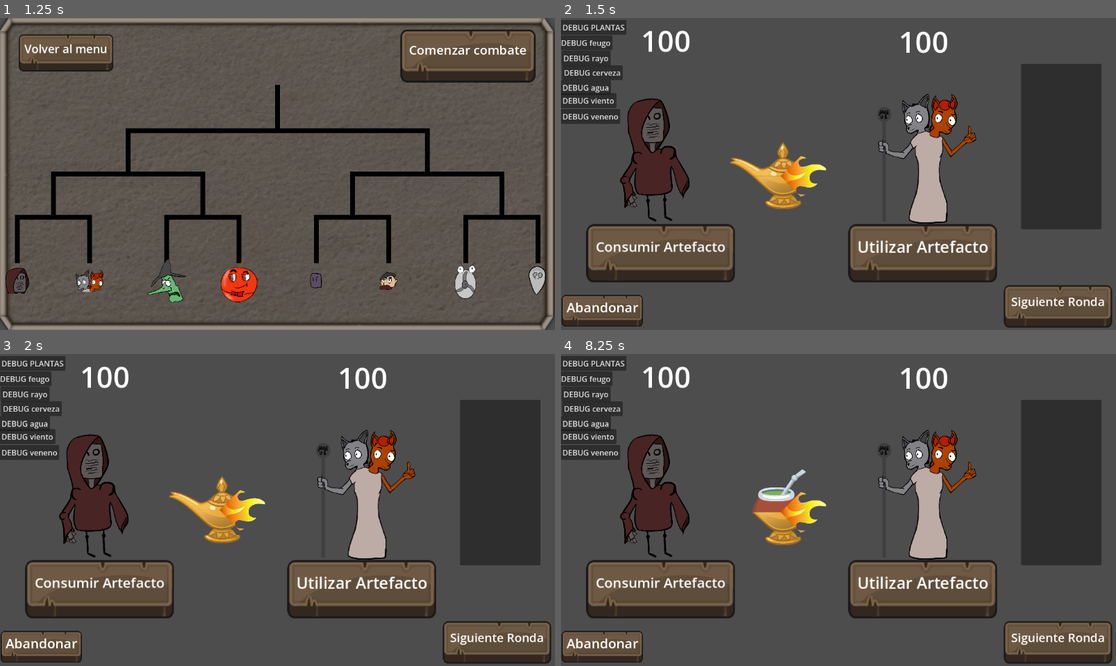
Above: before the commit, frames 1-4 (two rows, left to right).
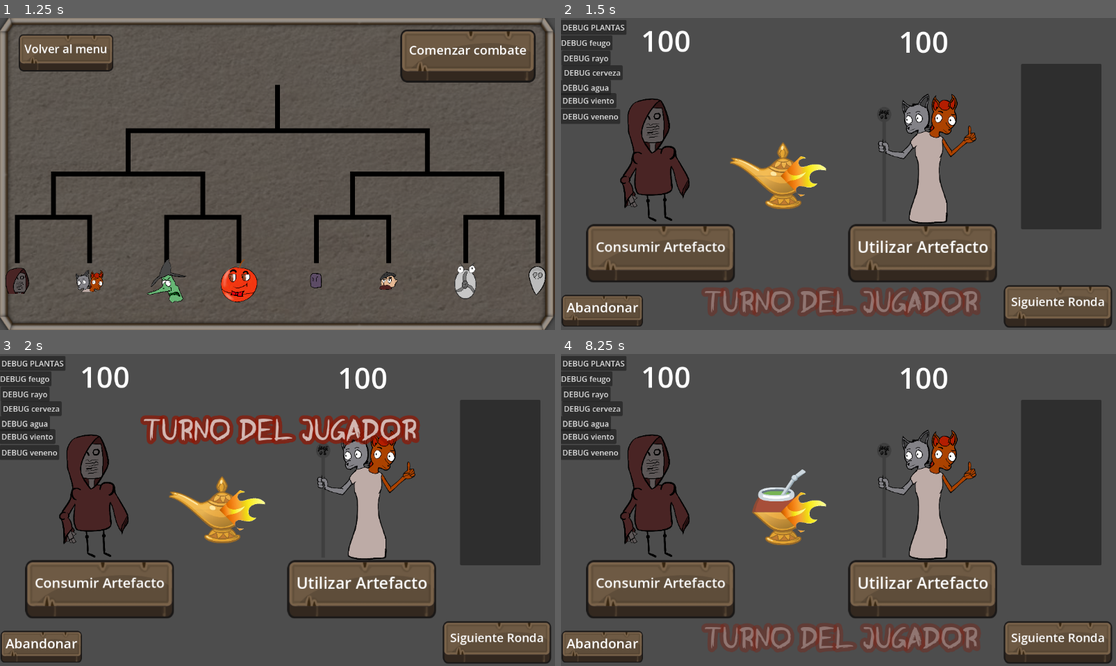
Above: after the commit, the same moments.

Repository: JuanPabloT/GameJam-DCUBA-juego333
Game: Godot game, scene res://escenas/mainmenu.tscn
Same seed, same stepped clock (60 frames per second), same inputs: the game is played once before the commit and once after it.
Inputs:
- Up to frame 1 (1.25 s): click "Empezar" at 0.5 s
- Up to frame 2 (1.5 s): click "Comenzar combate" at 1.25 s
- Up to frame 3 (2 s): no input
- Up to frame 4 (8.25 s): click "DEBUG viento" at 2 s; click "DEBUG agua" at 2.75 s; click "DEBUG cerveza" at 3.5 s; click "DEBUG rayo" at 4.25 s; click "DEBUG PLANTAS" at 5 s; click "DEBUG feugo" at 5.75 s; click "Consumir Artefacto" at 6.5 s; click "Siguiente Ronda" at 7.25 s; click "Comenzar combate" at 8 s

Frame 1 is identical in both runs. In frame 2, 1.7% of the frame differs, in the area x 25-76%, y 86-96%; in frame 3, 3.7%, in the area x 25-76%, y 19-30%; in frame 4, 1.7%.

Commit message:
mayormente listo texto y aniamciones de ataque

Diff:
--- a/escenas/combate.tscn
+++ b/escenas/combate.tscn
@@ -22,6 +22,8 @@
 [ext_resource type="PackedScene" uid="uid://y65wnq8jwxte" path="res://escenas/particulkas/slashe_e_mitter_2.tscn" id="17_581gk"]
 [ext_resource type="PackedScene" uid="uid://bqeor3alxalug" path="res://escenas/particulkas/slash.tscn" id="20_j73ri"]
 [ext_resource type="PackedScene" uid="uid://c1ygtxxfqfagx" path="res://escenas/particulkas/flame_emmitter_blue.tscn" id="22_xqcbg"]
+[ext_resource type="FontFile" uid="uid://cmejv2it2tskq" path="res://GraffitiPaintBrush.ttf" id="23_s8rds"]
+[ext_resource type="Script" uid="uid://dglvblui8p2h4" path="res://escenas/moving_text.gd" id="24_6tf1q"]
 
 [node name="main" type="Node" unique_id=1840779075]
 script = ExtResource("1_tj7jl")
@@ -376,6 +378,34 @@
 size_flags_vertical = 3
 mouse_filter = 2
 
+[node name="Enemy_Turn" type="Label" parent="." unique_id=1429224832]
+visible = false
+z_index = 190
+offset_left = -258.0
+offset_top = 263.0
+offset_right = 269.0
+offset_bottom = 329.0
+theme_override_colors/font_outline_color = Color(0.5767854, 0.074204735, 0, 1)
+theme_override_constants/outline_size = 30
+theme_override_fonts/font = ExtResource("23_s8rds")
+theme_override_font_sizes/font_size = 70
+text = "Turno Enemigo"
+script = ExtResource("24_6tf1q")
+
+[node name="Player_Turn" type="Label" parent="." unique_id=27427584]
+visible = false
+z_index = 190
+offset_left = -279.0
+offset_top = 257.0
+offset_right = 248.0
+offset_bottom = 323.0
+theme_override_colors/font_outline_color = Color(0.5767854, 0.074204735, 0, 1)
+theme_override_constants/outline_size = 30
+theme_override_fonts/font = ExtResource("23_s8rds")
+theme_override_font_sizes/font_size = 70
+text = "Turno del Jugador"
+script = ExtResource("24_6tf1q")
+
 [connection signal="ready" from="." to="." method="_on_ready"]
 [connection signal="pressed" from="Camera2D/Buttons control/DEBUG/veneno" to="Jugador" method="_on_veneno_pressed"]
 [connection signal="pressed" from="Camera2D/Buttons control/DEBUG/viento" to="Jugador" method="_on_viento_pressed"]
--- a/escenas/enemigo_provisional.gd
+++ b/escenas/enemigo_provisional.gd
@@ -10,6 +10,16 @@
 	"res://sprites/cuerpos/bruja.png",
 	"res://sprites/cuerpos/apple.png"
 ]
+
+var alien_combat_texture = load("res://sprites/cuerpos/alien_cast.png")
+var apple_combat_texture = load("res://sprites/cuerpos/apple_cast.png")
+var bruja_combat_texture = load("res://sprites/cuerpos/bruja_cast.png")
+var clemen_combat_texture = load("res://sprites/cuerpos/clemen_tina_clemen_cast.png")
+var tina_combat_texture = load("res://sprites/cuerpos/clemen_tina_tina_cast.png")
+var clemen_tina_combat_texture = load("res://sprites/cuerpos/clemen_tina_clemen_tina_cast.png")
+var gaucho_combat_texture = load("res://sprites/cuerpos/gaucho_cast.png")
+var liliana_combat_texture = load("res://sprites/cuerpos/liliana_cast.png")
+
 
 var id : int
 
@@ -43,37 +53,42 @@
 	pass
 
 func on_turn():
-	enemy.deal_ordinary_damage(randi_range(15, 0))
+	var current_texture = $EnemigoProvisionalSprite.texture
 
 	match id:
 		0:
-			_clemen_tina_turn()
-		1:
-			_elemental_turn()
-		2:
-			_liliana_turn()
+			await _clemen_tina_turn()
+		1:
+			await _elemental_turn()
+		2:
+			await _liliana_turn()
 		3:
-			_gaucho_turn()
+			await _gaucho_turn()
 		4:
-			_alien_turn()
+			await _alien_turn()
 		5:
-			_bruja_turn()
+			await _bruja_turn()
 		6:
-			_apple_turn()
+			await _apple_turn()
 		_:
-			enemy.deal_ordinary_damage(randi_range(15, 0))
+			await enemy.deal_ordinary_damage(randi_range(15, 0))
+
+	$EnemigoProvisionalSprite.texture = current_texture
 
 func _clemen_tina_turn() -> void:
 	match randi_range(0,2):
 		0:
+			$EnemigoProvisionalSprite.texture = tina_combat_texture
 			await self.add_shield(5)
 			await enemy.apply_water()
-			await enemy.deal_ordinary_damage(randi_range(3, 6))
-		1:
+			#await enemy.deal_ordinary_damage(randi_range(3, 6))
+		1:
+			$EnemigoProvisionalSprite.texture = clemen_combat_texture
 			await self.heal_by(7)
 			await enemy.apply_lightning()
-			await enemy.deal_ordinary_damage(randi_range(3, 6))
-		2:
+			#await enemy.deal_ordinary_damage(randi_range(3, 6))
+		2:
+			$EnemigoProvisionalSprite.texture = clemen_tina_combat_texture
 			await enemy.set_on_fire()
 			await enemy.apply_poison(2)
 			await enemy.deal_ordinary_damage(randi_range(4, 10))
@@ -97,6 +112,7 @@
 
 
 func _liliana_turn() -> void:
+	$EnemigoProvisionalSprite.texture = liliana_combat_texture
 	match randi_range(0,6):
 		0,1,2:
 			await enemy.apply_wind()
@@ -111,6 +127,7 @@
 
 
 func _gaucho_turn() -> void:
+	$EnemigoProvisionalSprite.texture = gaucho_combat_texture
 	match randi_range(0,5):
 		0,1,2:
 			await self.apply_beer()
@@ -126,6 +143,7 @@
 
 
 func _alien_turn() -> void:
+	$EnemigoProvisionalSprite.texture = gaucho_combat_texture
 	match randi_range(0,3):
 		0:
 			await enemy.apply_lightning()
@@ -139,6 +157,7 @@
 
 
 func _bruja_turn() -> void:
+	$EnemigoProvisionalSprite.texture = bruja_combat_texture
 	match randi_range(0,2):
 		0:
 			await enemy.apply_poison(2)
@@ -153,6 +172,7 @@
 
 
 func _apple_turn() -> void:
+	$EnemigoProvisionalSprite.texture = apple_combat_texture
 	match randi_range(0,4):
 		0,1:
 			await enemy.apply_root()
--- /dev/null
+++ b/escenas/moving_text.gd
@@ -0,0 +1,21 @@
+extends Label
+
+
+# Called when the node enters the scene tree for the first time.
+func _ready() -> void:
+	pass # Replace with function body.
+
+
+# Called every frame. 'delta' is the elapsed time since the previous frame.
+func _process(delta: float) -> void:
+	pass
+
+func animate():
+	self.visible=true
+	self.modulate.a=0
+	self.position.y=1000
+	var tween = create_tween()
+	tween.set_parallel()
+	tween.tween_property(self, "modulate:a", 0.8, 0.5).set_ease(Tween.EASE_IN_OUT)
+	tween.tween_property(self, "position:y", -200, 1).set_ease(Tween.EASE_OUT).set_trans(Tween.TRANS_QUINT)
+	tween.tween_property(self, "modulate:a", 0, 0.5).set_ease(Tween.EASE_IN_OUT).set_delay(0.6)
--- a/escenas/render.tscn
+++ b/escenas/render.tscn
@@ -15,6 +15,9 @@
 [ext_resource type="PackedScene" uid="uid://bsw8142p4trgq" path="res://escenas/particulkas/smoke_emmiter.tscn" id="13_j27nr"]
 [ext_resource type="PackedScene" uid="uid://sk3r5xhqfof0" path="res://escenas/particulkas/water_drop_emitter.tscn" id="14_t6ult"]
 [ext_resource type="PackedScene" uid="uid://fg1nfhfk3y8x" path="res://escenas/particulkas/wind_emitter.tscn" id="15_pxio8"]
+[ext_resource type="PackedScene" uid="uid://c1ygtxxfqfagx" path="res://escenas/particulkas/flame_emmitter_blue.tscn" id="16_6w65r"]
+[ext_resource type="PackedScene" uid="uid://bqeor3alxalug" path="res://escenas/particulkas/slash.tscn" id="17_gpjp1"]
+[ext_resource type="PackedScene" uid="uid://y65wnq8jwxte" path="res://escenas/particulkas/slashe_e_mitter_2.tscn" id="18_ten2n"]
 
 [node name="Node2D" type="Node2D" unique_id=1582029989]
 script = ExtResource("1_qrluv")
@@ -89,3 +92,12 @@
 
 [node name="WindEmitter" parent="Camera2D/Main Menu/EffectInitiation4CompatRenderer" unique_id=1844462832 instance=ExtResource("15_pxio8")]
 position = Vector2(251, -4)
+
+[node name="FlameEmmitter" parent="." unique_id=566661165 instance=ExtResource("16_6w65r")]
+position = Vector2(439, 133)
+
+[node name="SlasheEMitter" parent="." unique_id=2123179514 instance=ExtResource("17_gpjp1")]
+position = Vector2(174, -164)
+
+[node name="SlasheEMitter2" parent="." unique_id=694778739 instance=ExtResource("18_ten2n")]
+position = Vector2(-345, -156)
--- a/scripts/combat_script.gd
+++ b/scripts/combat_script.gd
@@ -38,6 +38,7 @@
 
 func _player_turn() -> void:
 	print("turno jugador:")
+	$Player_Turn.animate()
 	if _player_lost():
 		return
 	#generamos un artefacto
@@ -62,6 +63,7 @@
 	print("terminando turno jugador")
 	await player.on_turn_end()
 	await get_tree().create_timer(0.3).timeout
+	$Enemy_Turn.animate()
 	print("turno rival:")
 	if _rival_lost():
 		_round_won()
Binary file added: GraffitiPaintBrush.ttf
Not shown, added: GraffitiPaintBrush.ttf.import
Not shown, added: escenas/moving_text.gd.uid
Not shown, added: sprites/cuerpos/apple_cast.png.import
Binary file changed: sprites/cuerpos/clemen_tina_clemen_cast.png
Binary file added: sprites/cuerpos/clemen_tina_clemen_tina_cast.png
Not shown, added: sprites/cuerpos/clemen_tina_clemen_tina_cast.png.import
Binary file changed: sprites/cuerpos/clemen_tina_tina_cast.png
Not shown, added: sprites/cuerpos/gaucho_cast.png.import
Not shown, added: sprites/cuerpos/liliana_cast.png.import
